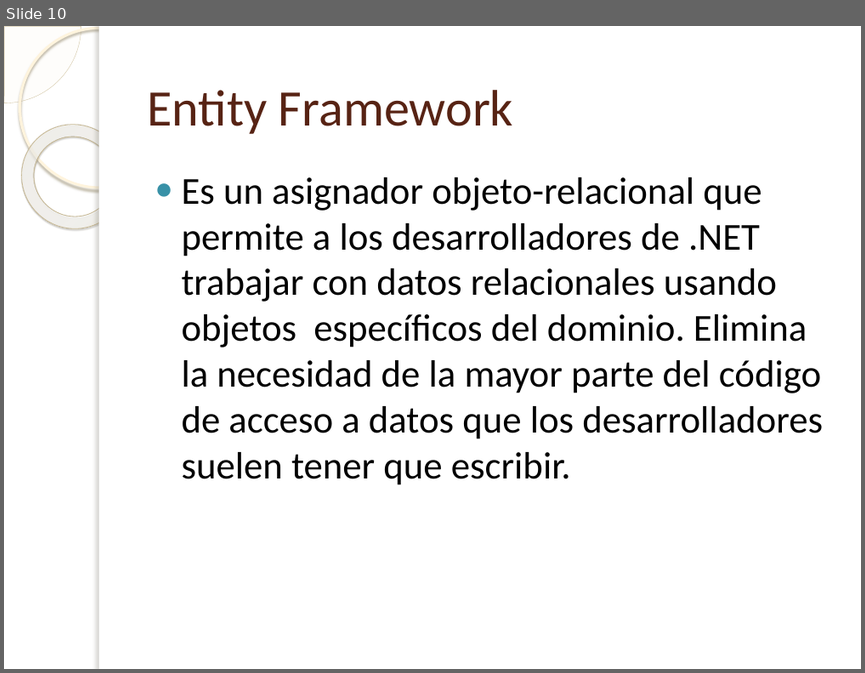
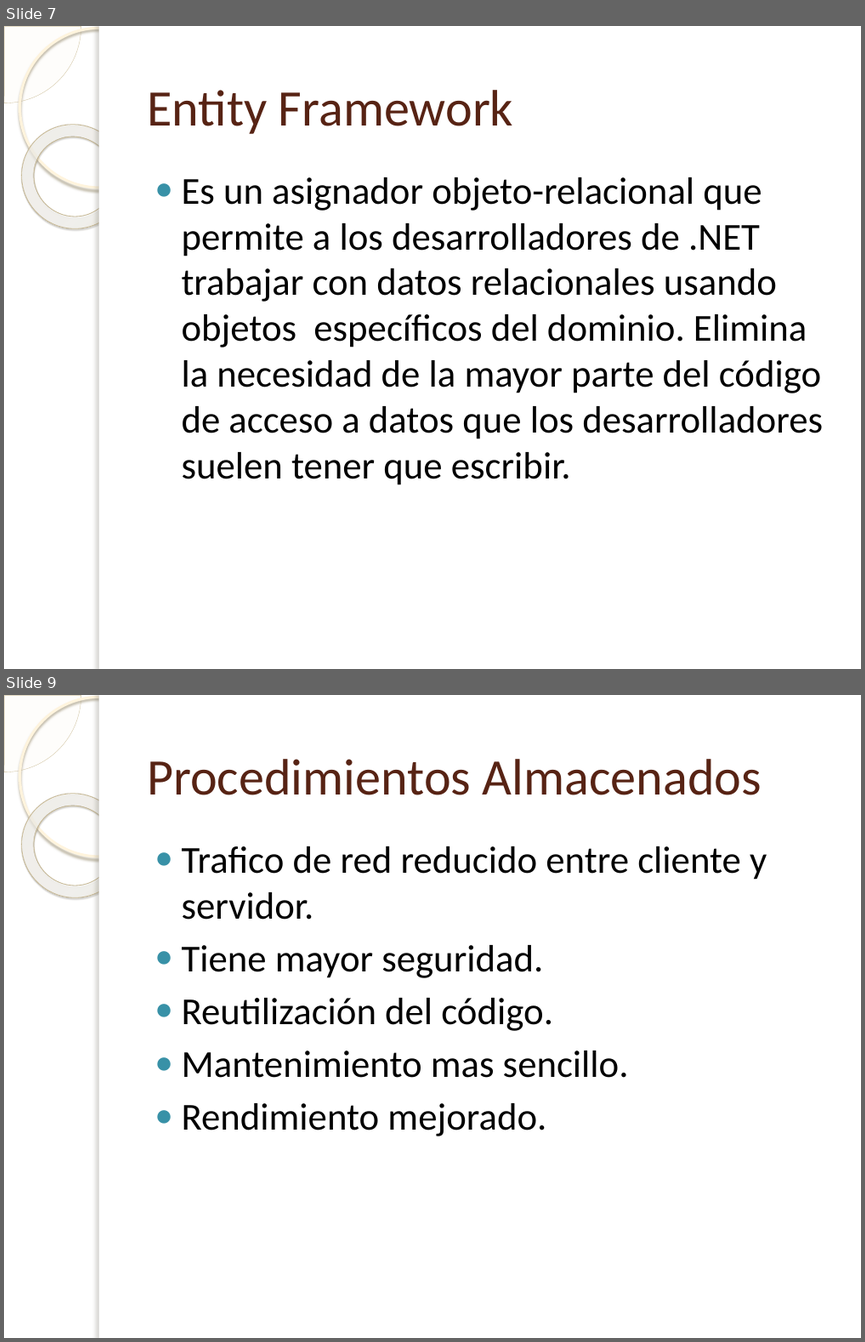
Before and after one commit to tonporaqui/DocProyecto, a slide deck: Proyecto SIAF.pptx. Shown one above the other, each under a label of ours: slide 10 before the commit, slides 7 and 9 after it; the slides between them are not shown. The pictures are 865x673 and 865x1342 pixels, drawn with LibreOffice and Linux fonts; fonts in the diff are those of the drawing; background and template pictures are left out. Boxes give left, top, right and bottom in pixels: in the first picture for what was removed or moved away, otherwise in the second. Text is boxed around its words. In the diff, an @@ line names an element or a change of style, - is before the commit and + after.

```diff
--- a/Proyecto SIAF.pptx
+++ b/Proyecto SIAF.pptx
@@ slide 9 added at box(4, 695, 861, 1338), background picture (left out); not listed: 5 template elements that a slide beside it also shows @@
@@ title added at box(147, 759, 761, 795), 43 pt, text #572314 @@
+Procedimientos Almacenados
@@ text added at box(182, 846, 766, 1136), 32 pt, text #000000 @@
+● Trafico de red reducido entre cliente y servidor.
+● Tiene mayor seguridad.
+● Reutilización del código.
+● Mantenimiento mas sencillo.
+● Rendimiento mejorado.
@@ what was slide 10 is now slide 7 @@
```
Also in this commit, not shown: 3 slides changed, 2 other slides added, 6 slides removed.
